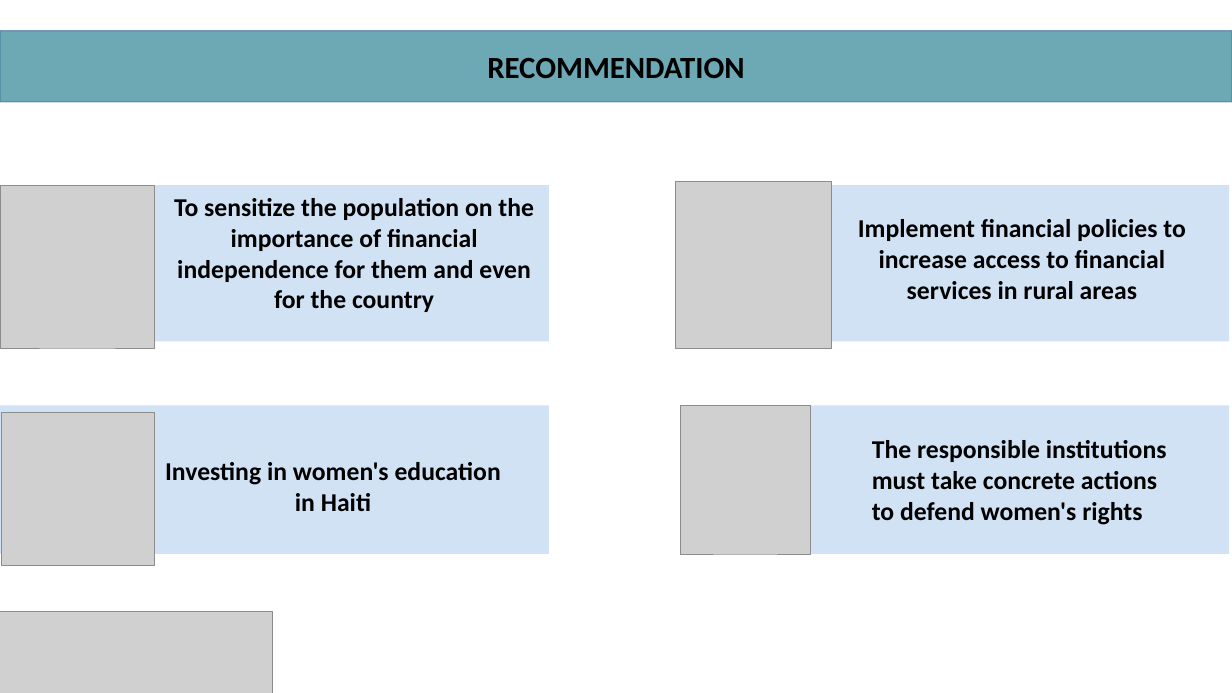
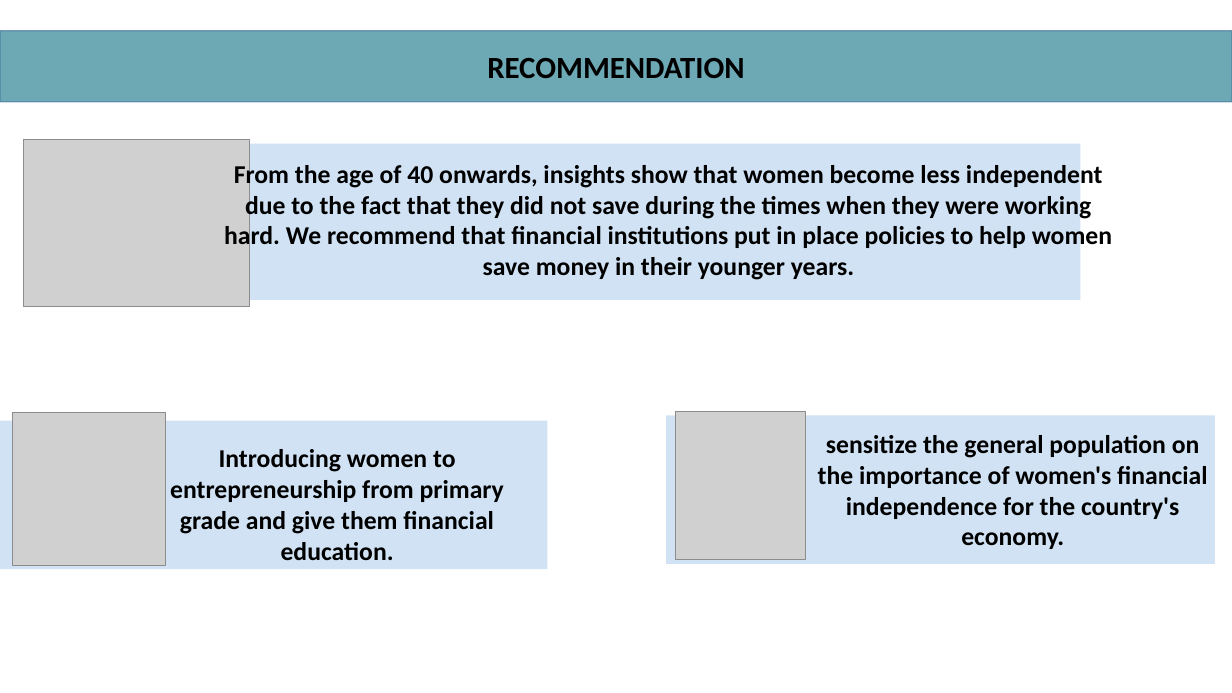
Before and after one commit to gothie348/Final-project, a slide deck: slide 11 of capstone prentation [Autosaved].pptx (slide 9 before the commit). Drawn at 1232x693 pixels with LibreOffice and Linux fonts; fonts in the diff are those of the drawing; grey boxes stand for pictures. Boxes give left, top, right and bottom in pixels: in the first picture for what was removed or moved away, otherwise in the second. Text is boxed around its words. In the diff, an @@ line names an element or a change of style, - is before the commit and + after.

```diff
--- a/capstone prentation [Autosaved].pptx
+++ b/capstone prentation [Autosaved].pptx
@@ picture: place and size @@
-picture at (676, 181, 832, 348)
+picture at (23, 140, 250, 306)
@@ rectangle: place and size @@
-rectangle at (680, 185, 1229, 341)
+rectangle at (30, 143, 1080, 299)
@@ text at (224, 162, 1112, 280): text changed @@
-Implement financial policies to increase access to financial services in rural areas
+From the age of 40 onwards, insights show that women become less independent due to the fact that they did not save during the times when they were working hard. We recommend that financial institutions put in place policies to help women save money in their younger years.
@@ rectangle removed at (0, 185, 549, 341) @@
@@ picture removed at (0, 185, 154, 348) @@
@@ text removed at (174, 198, 534, 312) @@
-To sensitize the population on the importance of financial independence for them and even for the country
@@ picture: place and size @@
-picture at (1, 412, 154, 566)
+picture at (13, 412, 166, 566)
@@ rectangle: place and size @@
-rectangle at (680, 406, 1229, 555)
+rectangle at (666, 415, 1215, 564)
@@ picture: place and size @@
-picture at (680, 406, 811, 555)
+picture at (676, 411, 806, 560)
@@ rectangle: place and size @@
-rectangle at (0, 406, 549, 555)
+rectangle at (0, 421, 547, 569)
@@ text at (170, 449, 504, 561): text changed @@
-Investing in women's education in Haiti
+Introducing women to entrepreneurship from primary grade and give them financial education.
@@ text at (818, 435, 1208, 549): text changed @@
-The responsible institutions must take concrete actions to defend women's rights
+sensitize the general population on the importance of women's financial independence for the country's economy.
@@ picture removed at (0, 612, 273, 693) @@
```
Also in this commit, not shown: 7 other slides changed, 2 slides added.
